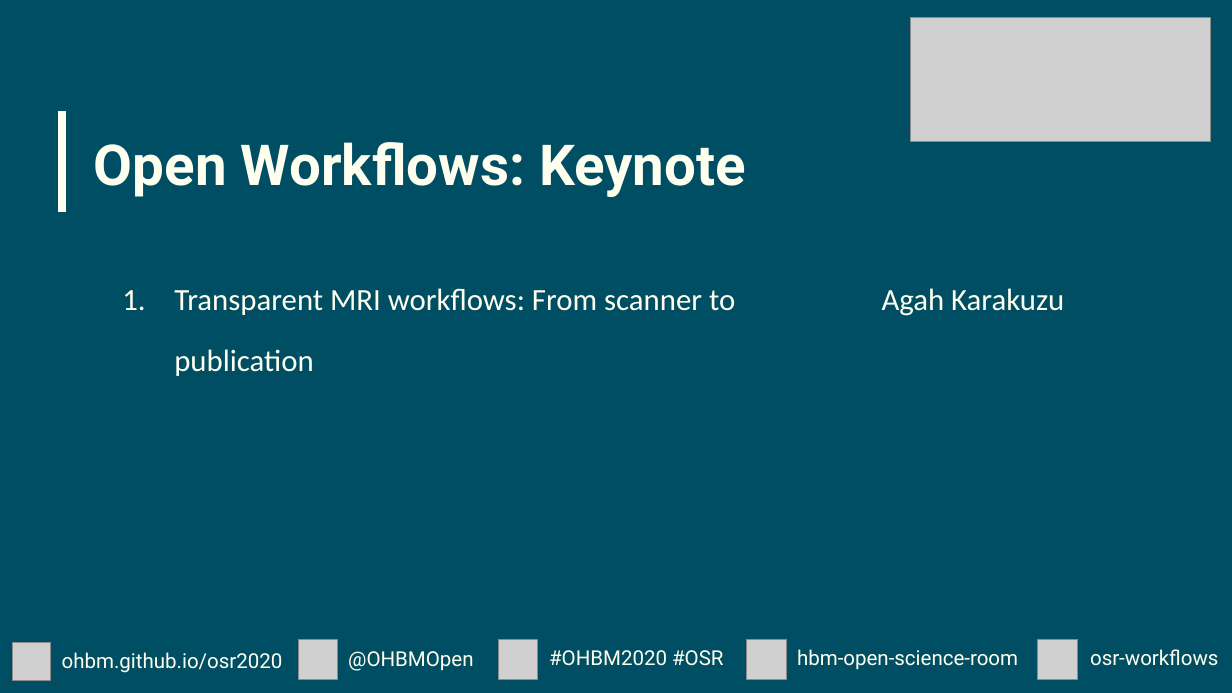
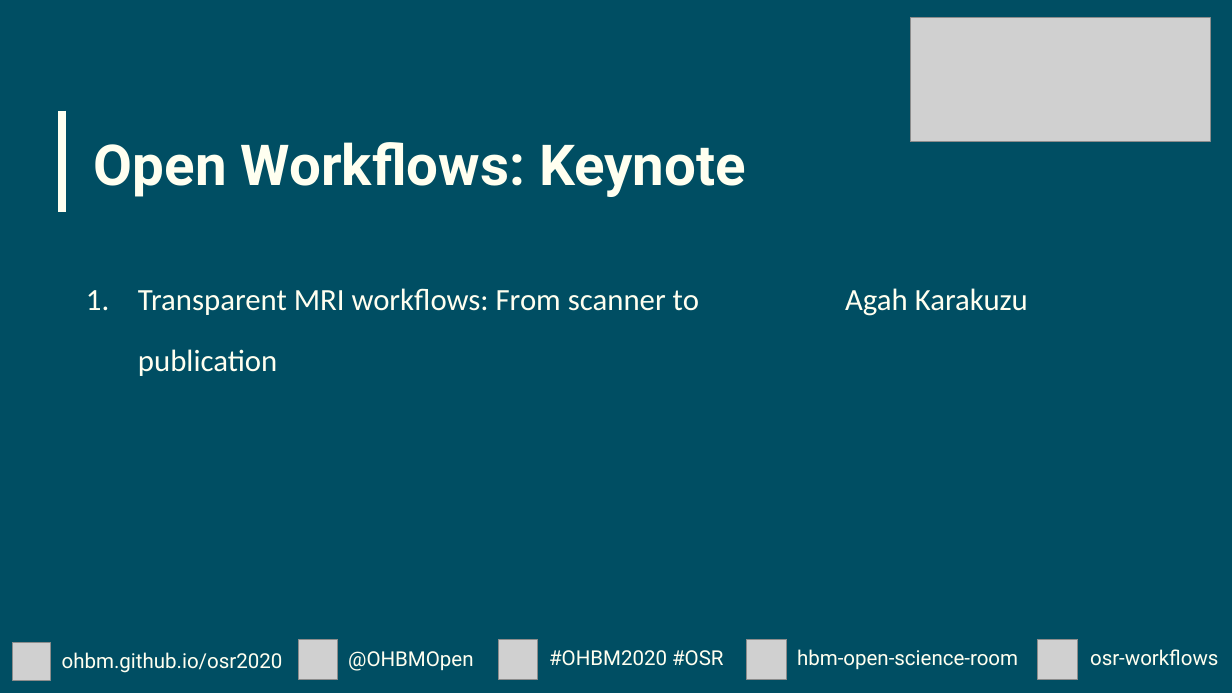
Before and after one commit to ohbm/osr2020, a slide deck: slide 29 of img/IntroSplashScreens.pptx. Drawn at 1232x693 pixels with LibreOffice and Linux fonts; fonts in the diff are those of the drawing; grey boxes stand for pictures. Boxes give left, top, right and bottom in pixels: in the first picture for what was removed or moved away, otherwise in the second. Text is boxed around its words. In the diff, an @@ line names an element or a change of style, - is before the commit and + after.

```diff
--- a/img/IntroSplashScreens.pptx
+++ b/img/IntroSplashScreens.pptx
@@ text "Transparent MRI workflows: From scanner ...": place and size @@
-text "Transparent MRI workflows: From scanner ..." at (174, 288, 735, 376)
+text "Transparent MRI workflows: From scanner ..." at (138, 288, 699, 376)
@@ text "Agah Karakuzu": place and size @@
-text "Agah Karakuzu" at (882, 288, 1064, 316)
+text "Agah Karakuzu" at (845, 288, 1028, 316)
```
Also in this commit, not shown: 9 other slides changed, 3 slides added.
